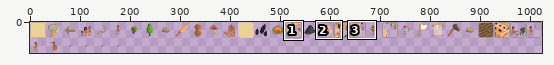
Sprite sheet: Assets/Sprites/Buttons/Unit Buttons.png. The picture above shows the old version from afar; the outline marks the close-up.
Close-up. Before:
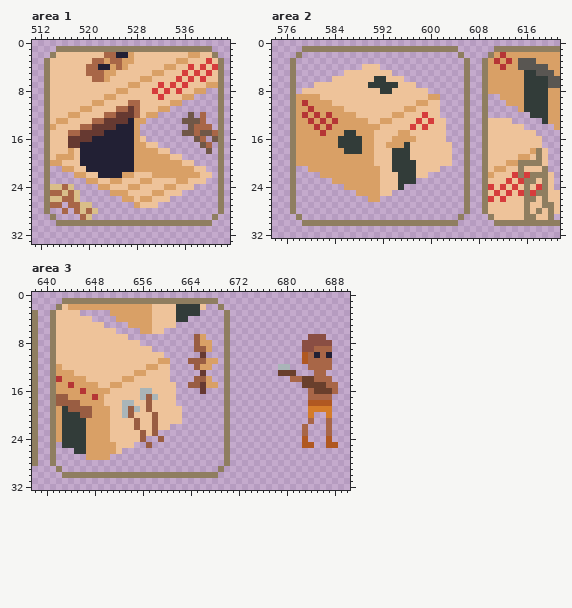
The file is 1024x64 pixels. Shown: area 1: x 511..543, y 0..33; area 2: x 574..621, y 0..32; area 3: x 638..690, y 0..32. The wide view leaves out empty margins. The commit also changed other parts of the picture, which this record leaves out.
Now the later version:
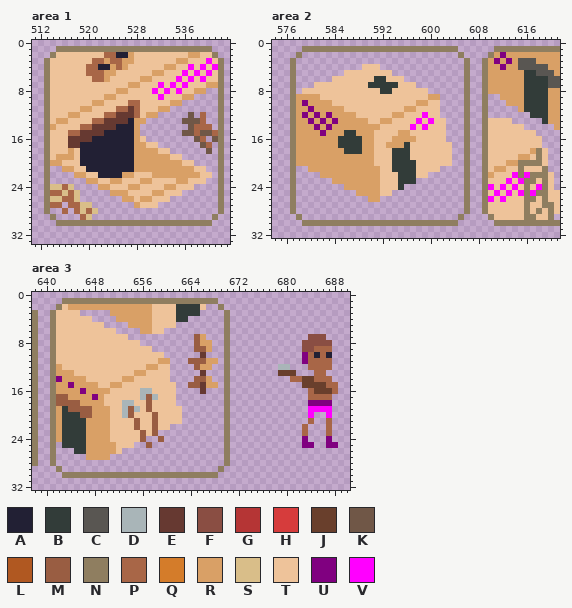
Palette (. is transparent): A #222034  B #323c39  C #595652  D #a9b5b8  E #663931  F #8a4e43  G #b53535  H #d63c3c  J #693f2c  K #705747  L #b05821  M #995d42  N #8f7e60  P #a86647  Q #d47c2a  R #d9a066  S #d9be89  T #eec39a  U #800080  V #ff00ff
From old to new:
{"where": "area 1"}
{"y":3,"x":540,"old":"H","new":"V"}
{"y":4,"x":537,"old":"H","new":"V"}
{"y":4,"x":539,"old":"H","new":"V"}
{"y":4,"x":541,"old":"H","new":"V"}
{"y":5,"x":536,"old":"H","new":"V"}
{"y":5,"x":538,"old":"H","new":"V"}
{"y":5,"x":540,"old":"H","new":"V"}
{"y":6,"x":535,"old":"H","new":"V"}
{"y":6,"x":537,"old":"H","new":"V"}
{"y":6,"x":539,"old":"H","new":"V"}
{"y":7,"x":532,"old":"H","new":"V"}
{"y":7,"x":534,"old":"H","new":"V"}
{"y":7,"x":536,"old":"H","new":"V"}
{"y":8,"x":531,"old":"H","new":"V"}
{"y":8,"x":533,"old":"H","new":"V"}
{"y":8,"x":535,"old":"H","new":"V"}
{"y":9,"x":532,"old":"H","new":"V"}
{"where": "area 2"}
{"y":2,"x":612,"old":"G","new":"U"}
{"y":3,"x":611,"old":"G","new":"U"}
{"y":3,"x":613,"old":"G","new":"U"}
{"y":4,"x":612,"old":"G","new":"U"}
{"y":10,"x":579,"old":"G","new":"U"}
{"y":11,"x":580,"old":"G","new":"U"}
{"y":12,"x":579,"old":"G","new":"U"}
{"y":12,"x":581,"old":"G","new":"U"}
{"y":12,"x":583,"old":"G","new":"U"}
{"y":12,"x":599,"old":"H","new":"V"}
{"y":13,"x":580,"old":"G","new":"U"}
{"y":13,"x":582,"old":"G","new":"U"}
{"y":13,"x":584,"old":"G","new":"U"}
{"y":13,"x":598,"old":"H","new":"V"}
{"y":13,"x":600,"old":"H","new":"V"}
{"y":14,"x":581,"old":"G","new":"U"}
{"y":14,"x":583,"old":"G","new":"U"}
{"y":14,"x":597,"old":"H","new":"V"}
{"y":14,"x":599,"old":"H","new":"V"}
{"y":15,"x":582,"old":"G","new":"U"}
{"y":22,"x":614,"old":"H","new":"V"}
{"y":22,"x":616,"old":"H","new":"V"}
{"y":23,"x":613,"old":"H","new":"V"}
{"y":23,"x":615,"old":"H","new":"V"}
{"y":24,"x":610,"old":"H","new":"V"}
{"y":24,"x":612,"old":"H","new":"V"}
{"y":24,"x":614,"old":"H","new":"V"}
{"y":24,"x":618,"old":"H","new":"V"}
{"y":25,"x":611,"old":"H","new":"V"}
{"y":25,"x":613,"old":"H","new":"V"}
{"y":25,"x":615,"old":"H","new":"V"}
{"y":25,"x":617,"old":"H","new":"V"}
{"y":26,"x":610,"old":"H","new":"V"}
{"y":26,"x":612,"old":"H","new":"V"}
{"where": "area 3"}
{"y":10,"x":683,"old":"L","new":"U"}
{"y":11,"x":683,"old":"L","new":"U"}
{"y":14,"x":642,"old":"G","new":"U"}
{"y":15,"x":644,"old":"G","new":"U"}
{"y":16,"x":646,"old":"G","new":"U"}
{"y":17,"x":648,"old":"G","new":"U"}
{"y":18,"x":684,"old":"LLLL","new":"UUUU"}
{"y":19,"x":684,"old":"QQQQ","new":"VVVV"}
{"y":20,"x":684,"old":"Q","new":"V"}
{"y":20,"x":687,"old":"Q","new":"V"}
{"y":24,"x":683,"old":"L","new":"U"}
{"y":24,"x":687,"old":"L","new":"U"}
{"y":25,"x":683,"old":"LL","new":"UU"}
{"y":25,"x":687,"old":"LL","new":"UU"}
